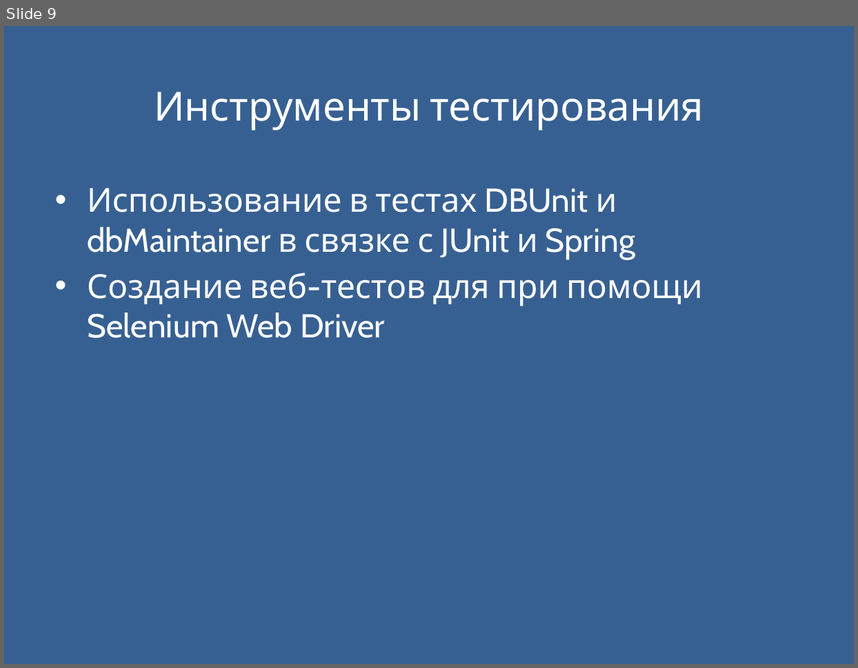
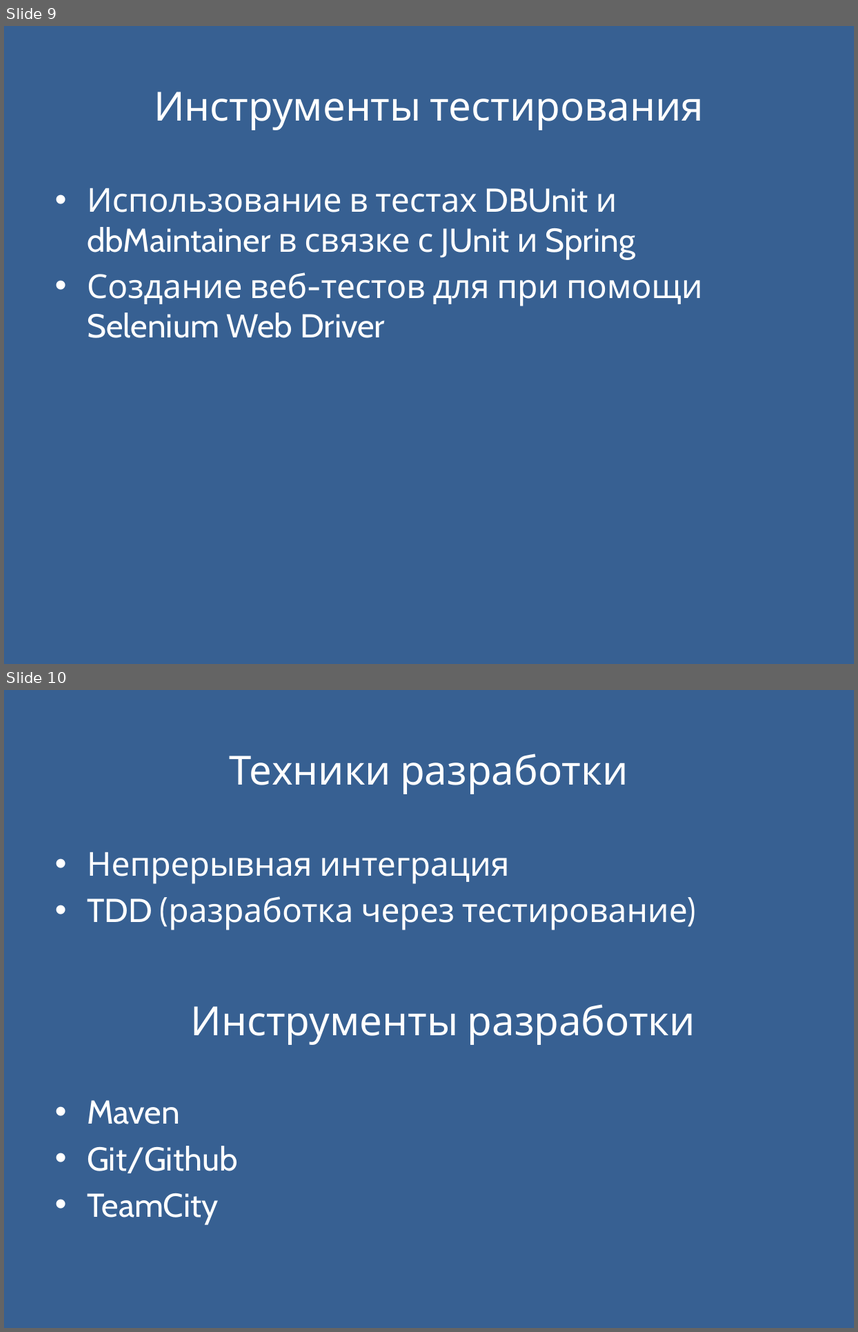
Before and after one commit to Storozhenko/quest, a slide deck: forms.pptx. Shown one above the other, each under a label of ours: slide 9 before the commit, slides 9 and 10 after it. The pictures are 858x668 and 858x1332 pixels, drawn with LibreOffice and Linux fonts; fonts in the diff are those of the drawing. Boxes give left, top, right and bottom in pixels: in the first picture for what was removed or moved away, otherwise in the second. Text is boxed around its words. In the diff, an @@ line names an element or a change of style, - is before the commit and + after.

```diff
--- a/forms.pptx
+++ b/forms.pptx
@@ slide 10 added at (4,690,854,1328), background #376092 @@
@@ title added at (230,753,628,794), 34 pt, text #FFFFFF @@
+Техники разработки
@@ text added at (87,852,688,930), 28 pt, text #FFFFFF @@
+• Непрерывная интеграция
+• TDD (разработка через тестирование)
@@ text added at (191,1004,695,1045), 34 pt, text #FFFFFF @@
+Инструменты разработки
@@ text added at (87,1100,238,1224), 28 pt, text #FFFFFF @@
+• Maven
+• Git/Github
+• TeamCity
```
Also in this commit, not shown: 1 other slide added, 1 slide removed, 1 other file.
